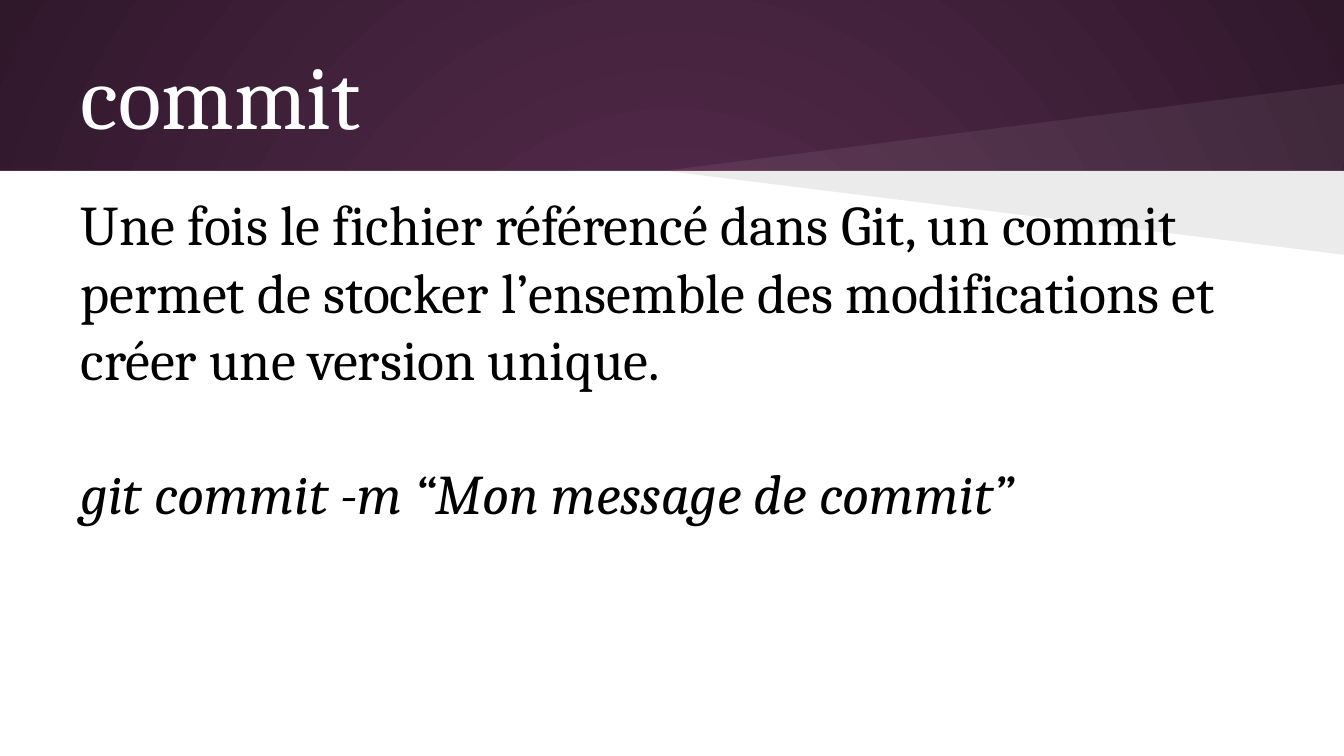
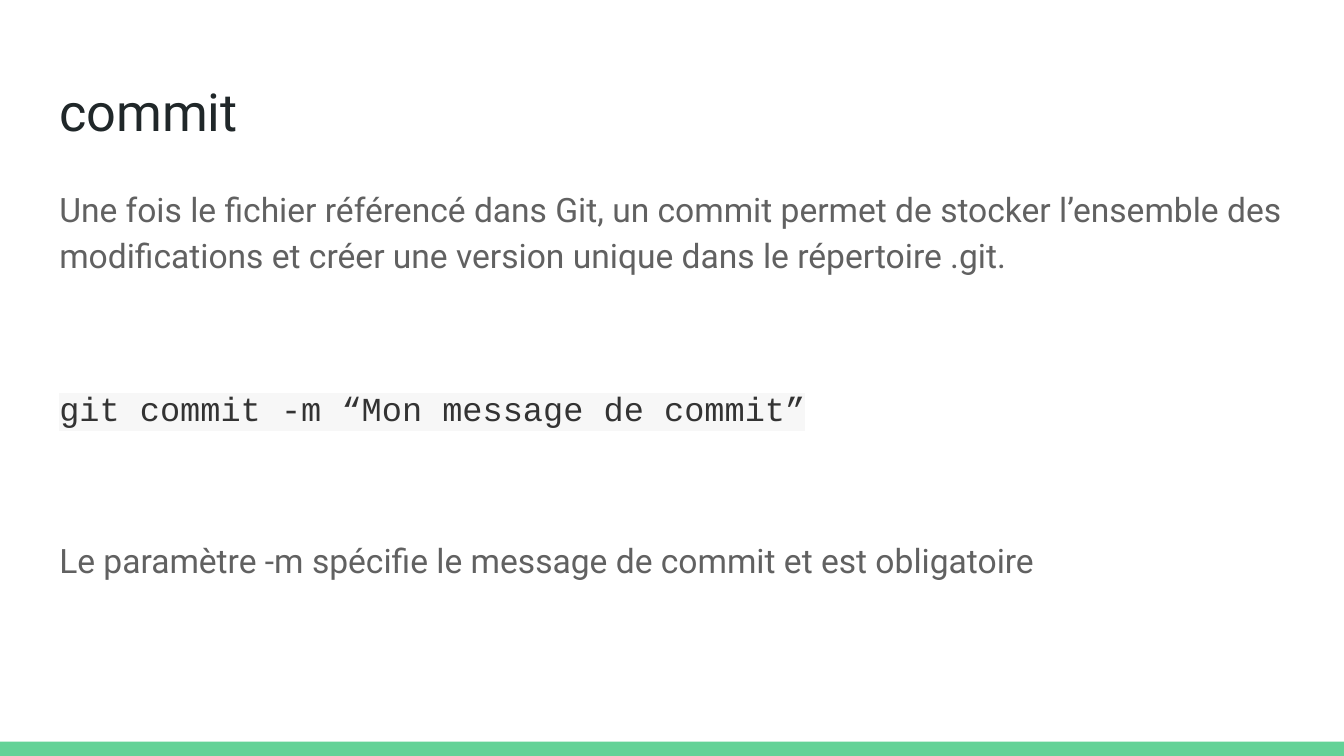
Before and after one commit to olivier-pitton/dant, a slide deck: slide 14 of git/Cours Git.pptx. Drawn at 1344x756 pixels with LibreOffice and Linux fonts; fonts in the diff are those of the drawing. Boxes give left, top, right and bottom in pixels: in the first picture for what was removed or moved away, otherwise in the second. Text is boxed around its words. In the diff, an @@ line names an element or a change of style, - is before the commit and + after.

```diff
--- a/git/Cours Git.pptx
+++ b/git/Cours Git.pptx
@@ background gradient #592D50 to #30182B to #FFFFFF @@
@@ title "commit" moved from (x1=81, y1=69, x2=361, y2=130) to (x1=59, y1=93, x2=237, y2=132) @@
@@ title "commit" at (x1=59, y1=93, x2=237, y2=132): size 48 to 28 pt, font Cambria to Roboto, text colour #FFFFFF to #202729; vertical alignment middle to top @@
@@ freeform shape removed at (x1=665, y1=83, x2=1344, y2=171) @@
@@ rectangle removed at (x1=0, y1=171, x2=1344, y2=755) @@
@@ text "Une fois le fichier référencé ..." moved from (x1=81, y1=205, x2=1215, y2=527) to (x1=59, y1=196, x2=1281, y2=580) @@
@@ freeform shape removed at (x1=665, y1=171, x2=1344, y2=254) @@
@@ text at (x1=59, y1=196, x2=1281, y2=275): text changed; size 30 to 18 pt; font Cambria to Roboto; text colour #000000 to #616161 @@
-Une fois le fichier référencé dans Git, un commit permet de stocker l’ensemble des modifications et créer une version unique.
+Une fois le fichier référencé dans Git, un commit permet de stocker l’ensemble des modifications et créer une version unique dans le répertoire .git.
@@ text at (x1=59, y1=396, x2=805, y2=428): size 30 to 18 pt, font Cambria to Courier New, text colour #000000 to #333333, highlight none to #F7F7F7, italic off in "git commit -m “Mon message de commit”"; line spacing 1 to 1.15; more space between paragraphs @@
@@ text at (x1=59, y1=547, x2=1033, y2=580): paragraph added @@
+Le paramètre -m spécifie le message de commit et est obligatoire
@@ rectangle added at (x1=0, y1=742, x2=1344, y2=756), fill #63D297 @@
```
Also in this commit, not shown: 33 other slides changed, 4 slides removed, 1 other file.
